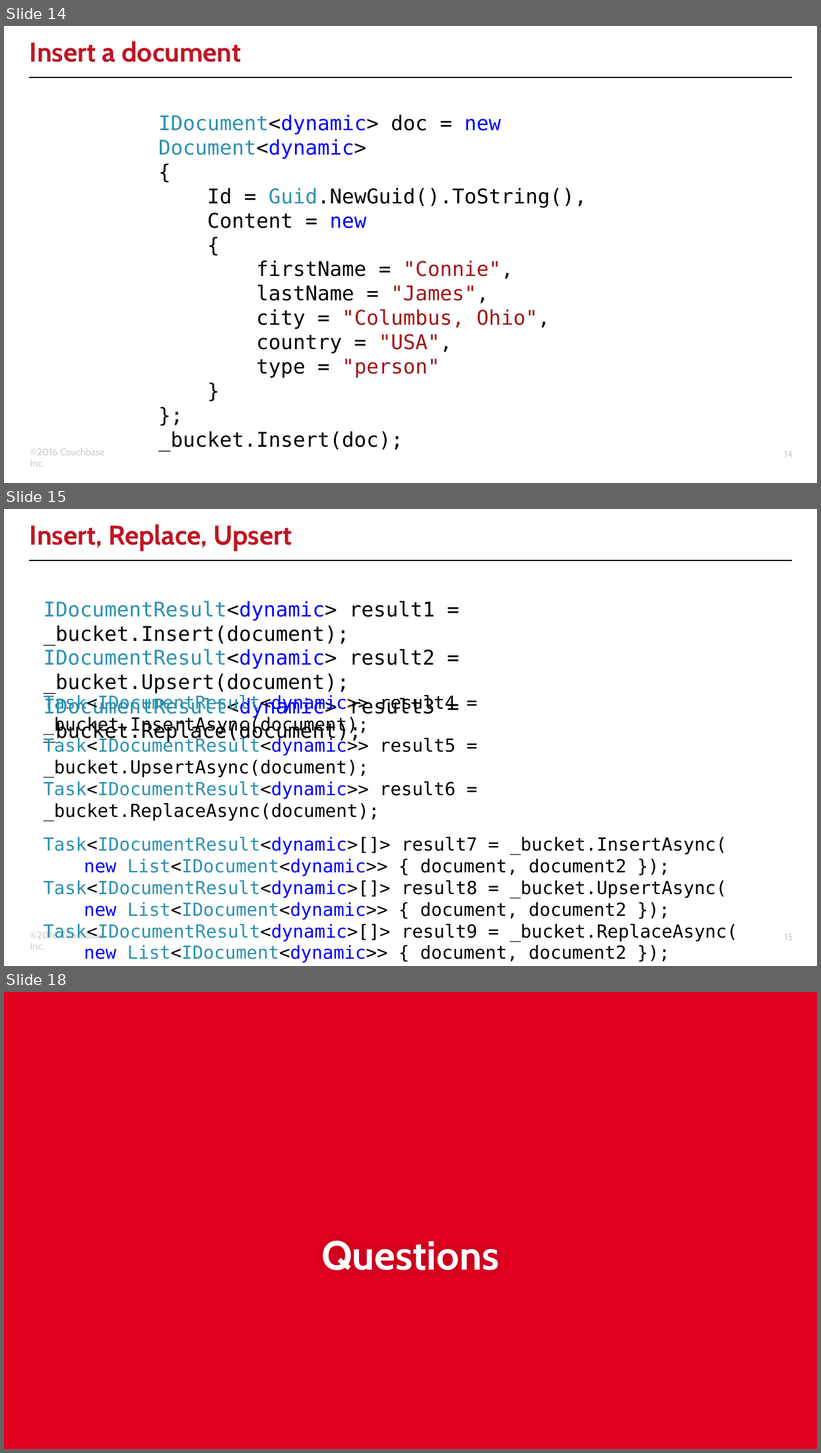
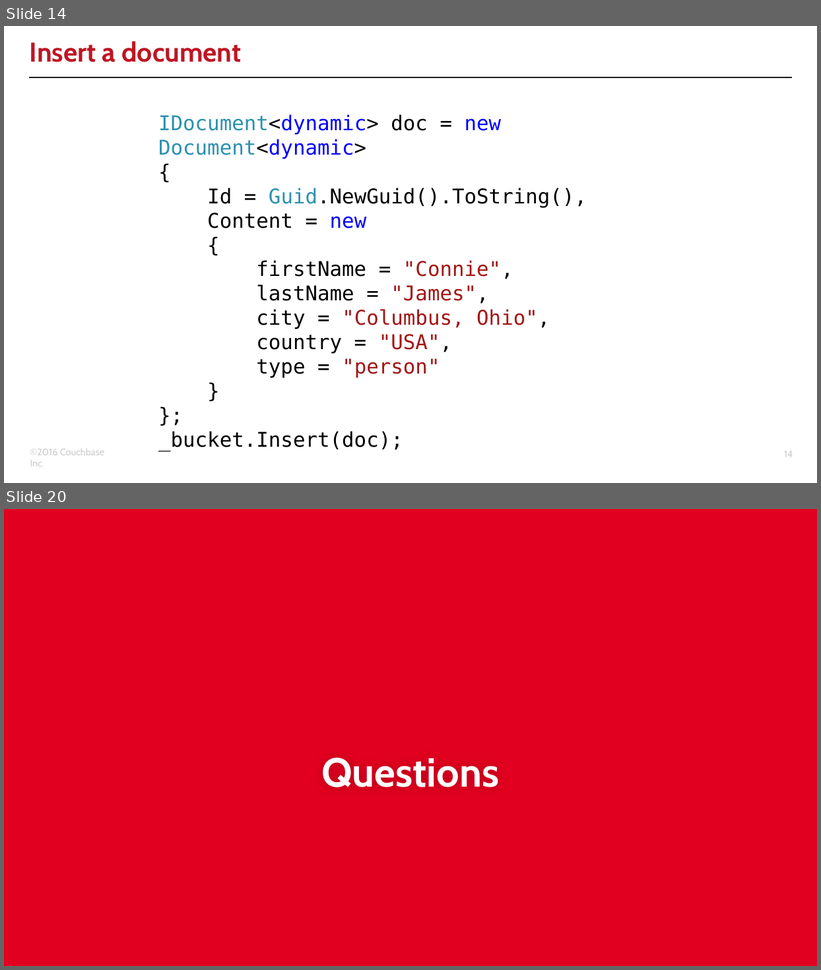
Before and after one commit to couchbaselabs/aspnet-nosql-workshop, a slide deck: 02/02.pptx. Shown one above the other, each under a label of ours: slides 14, 15 and 18 before the commit, slides 14 and 20 after it; the slides between them are not shown. The pictures are 821x1453 and 821x970 pixels, drawn with LibreOffice and Linux fonts; fonts in the diff are those of the drawing; background and template pictures are left out. Boxes give left, top, right and bottom in pixels: in the first picture for what was removed or moved away, otherwise in the second. Text is boxed around its words. In the diff, an @@ line names an element or a change of style, - is before the commit and + after.

```diff
--- a/02/02.pptx
+++ b/02/02.pptx
@@ slide 15 removed at <box>4,509,817,966</box>, background #FFFFFF; not listed: 3 template elements that a slide beside it also shows @@
@@ title removed at <box>30,524,292,551</box> @@
-Insert, Replace, Upsert
@@ text removed at <box>44,601,518,919</box> @@
-IDocumentResult<dynamic> result1 = _bucket.Insert(document);
-IDocumentResult<dynamic> result2 = _bucket.Upsert(document);
-IDocumentResult<dynamic> result3 = _bucket.Replace(document);
@@ text removed at <box>44,695,738,963</box> @@
-Task<IDocumentResult<dynamic>> result4 = _bucket.InsertAsync(document);
-Task<IDocumentResult<dynamic>> result5 = _bucket.UpsertAsync(document);
-Task<IDocumentResult<dynamic>> result6 = _bucket.ReplaceAsync(document);
-Task<IDocumentResult<dynamic>[]> result7 = _bucket.InsertAsync(
-new List<IDocument<dynamic>> { document, document2 });
-Task<IDocumentResult<dynamic>[]> result8 = _bucket.UpsertAsync(
-new List<IDocument<dynamic>> { document, document2 });
-Task<IDocumentResult<dynamic>[]> result9 = _bucket.ReplaceAsync(
-new List<IDocument<dynamic>> { document, document2 });
@@ what was slide 18 is now slide 20 @@
```
Also in this commit, not shown: 6 slides changed, 1 slide added, 18 other files.
